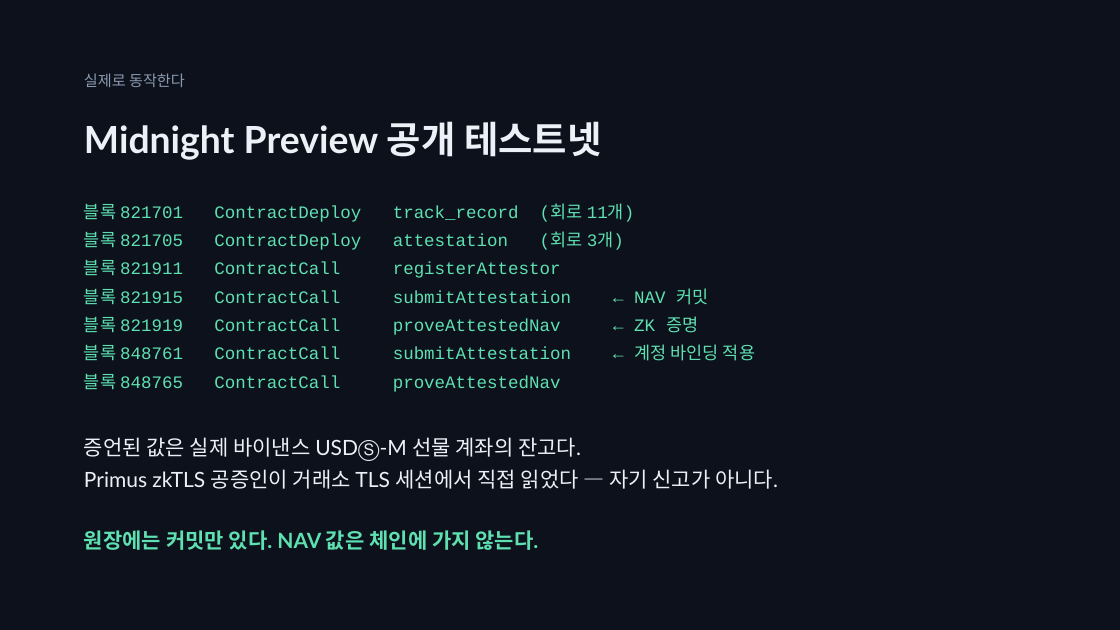
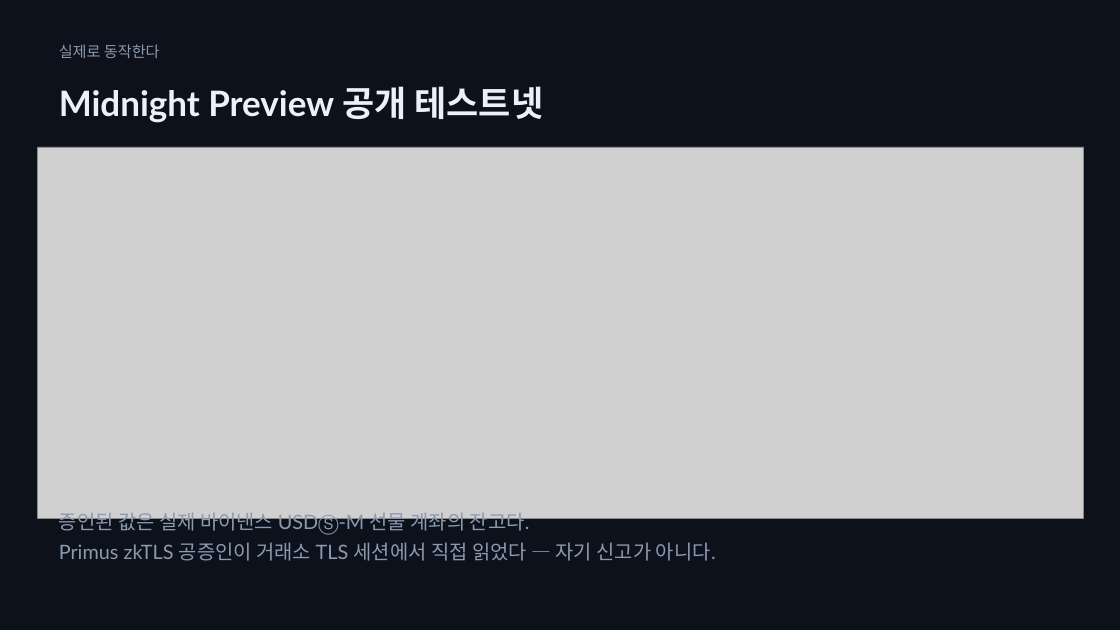
Before and after one commit to SeoDongOk/proof-of-track-record, a slide deck: slide 9 of deck/proof-of-track-record.pptx. Drawn at 1120x630 pixels with LibreOffice and Linux fonts; fonts in the diff are those of the drawing; grey boxes stand for pictures. Boxes give left, top, right and bottom in pixels: in the first picture for what was removed or moved away, otherwise in the second. Text is boxed around its words. In the diff, an @@ line names an element or a change of style, - is before the commit and + after.

```diff
--- a/deck/proof-of-track-record.pptx
+++ b/deck/proof-of-track-record.pptx
@@ text "실제로 동작한다": place and size @@
-text "실제로 동작한다" at <box>84,73,185,87</box>
+text "실제로 동작한다" at <box>59,44,160,58</box>
@@ text "Midnight Preview 공개 테스트넷": place and size @@
-text "Midnight Preview 공개 테스트넷" at <box>84,121,601,160</box>
+text "Midnight Preview 공개 테스트넷" at <box>59,86,544,123</box>
@@ text "Midnight Preview 공개 테스트넷" at <box>59,86,544,123</box>: size 32 to 30 pt @@
@@ picture added at <box>38,147,1084,518</box> @@
@@ text removed at <box>84,204,755,392</box> @@
-블록 821701 ContractDeploy track_record (회로 11개)
-블록 821705 ContractDeploy attestation (회로 3개)
-블록 821911 ContractCall registerAttestor
-블록 821915 ContractCall submitAttestation ← NAV 커밋
-블록 821919 ContractCall proveAttestedNav ← ZK 증명
-블록 848761 ContractCall submitAttestation ← 계정 바인딩 적용
-블록 848765 ContractCall proveAttestedNav
@@ text "증언된 값은 실제 바이낸스 USDⓈ-M ...": place and size @@
-text "증언된 값은 실제 바이낸스 USDⓈ-M ..." at <box>84,437,778,489</box>
+text "증언된 값은 실제 바이낸스 USDⓈ-M ..." at <box>59,509,716,561</box>
@@ text "증언된 값은 실제 바이낸스 USDⓈ-M ..." at <box>59,509,716,561</box>: size 18 to 17 pt, text colour #ECF1F7 to #8B9AAF @@
@@ text removed at <box>84,530,538,550</box> @@
-원장에는 커밋만 있다. NAV 값은 체인에 가지 않는다.
```
Also in this commit, not shown: 10 other slides changed, 4 other files.
